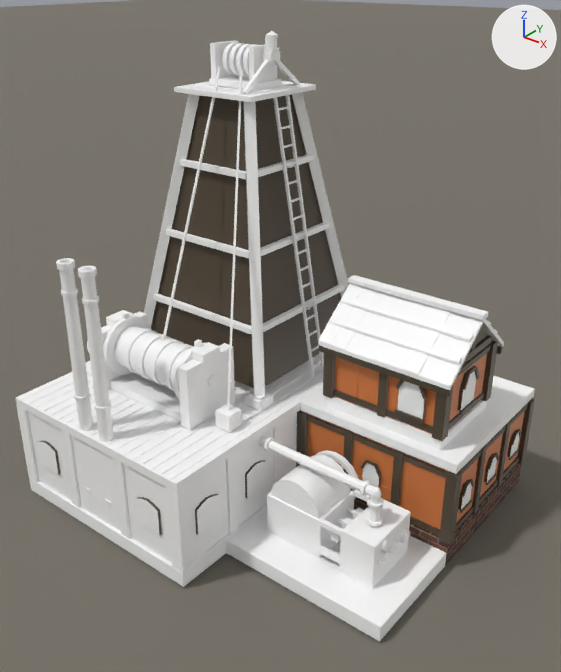
What one commit did to the Blender file src/DeepFrontier/Art/Source/DeepDrill-ReferenceStudy.blend.
Both versions are drawn from a 50 mm lens placed at (4.03, -12.34, 8.94), pointed at (-3.33, -3.14, 3.23). Every picture has the same lights, and +X, +Y and +Z are marked at upper right. The first picture is the older version.

The first picture shows 'DeepDrill.Architecture', 'DrawworksDrum', 'Plane' and 3 more.
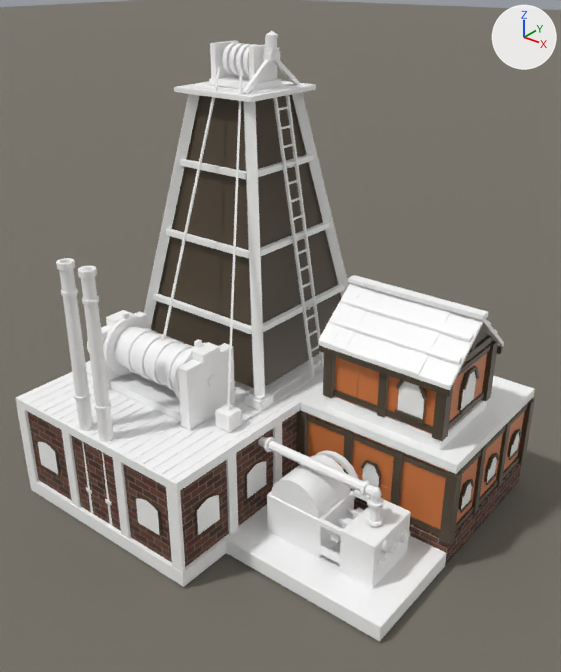
What differs and where, as boxes (x1, y1, x2, y2) in the pictures (561 x 672 px):
part 1 of me_deepdrill_architecture, recoloured (grey to brown)
    both: (27, 411, 172, 562)
part 2 of me_deepdrill_architecture, recoloured (grey to brown)
    both: (180, 413, 297, 567)

What changed in the scene script:
```text
Change me_deepdrill_architecture:
    where me_deepdrill_architecture.from_pydata(...)  # 5861 vertices, 3311 faces; spans x -7.19..0.04, y -6.0..0.14, z 0.0..7.9
    used by ob_deepdrill_architecture; location = (0.0, 0.0, 0.0)
    me_deepdrill_architecture part 1: the 1 face centred in x -5.0, y -5.95, z 1.07 switches from mat_plaster_white_ironteeth (its picture is missing) to mat_referencebrick
    me_deepdrill_architecture part 2: the 1 face centred in x -3.05, y -3.0, z 1.07 switches from mat_plaster_white_ironteeth (its picture is missing) to mat_referencebrick
```
